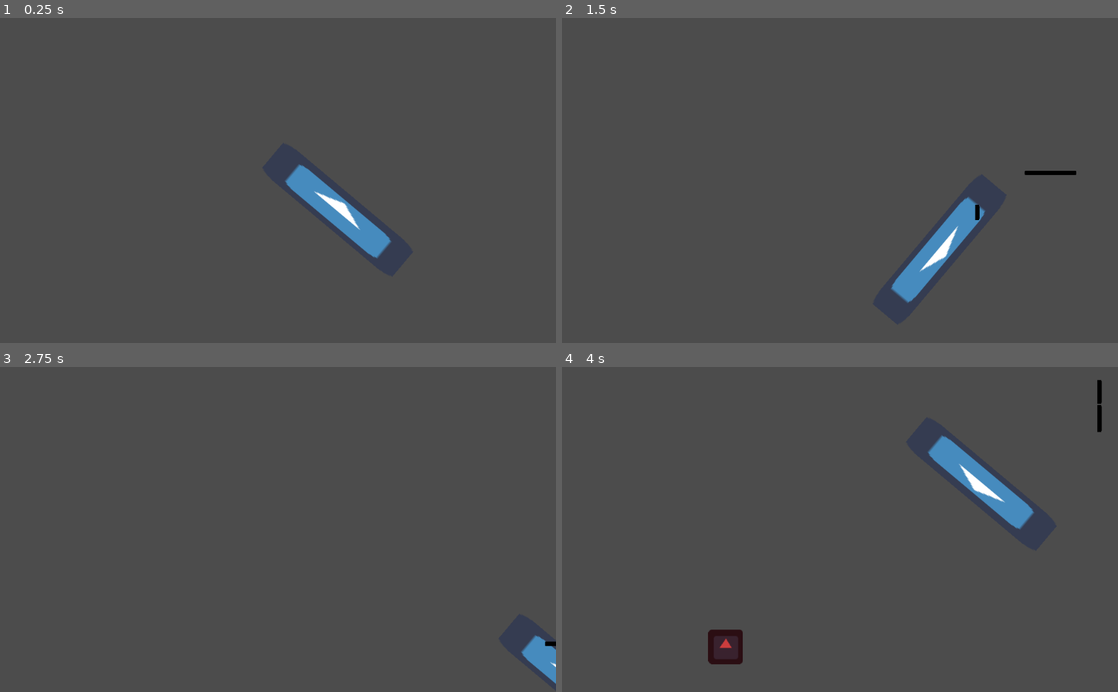
Above: before the commit, frames 1-4 (two rows, left to right).
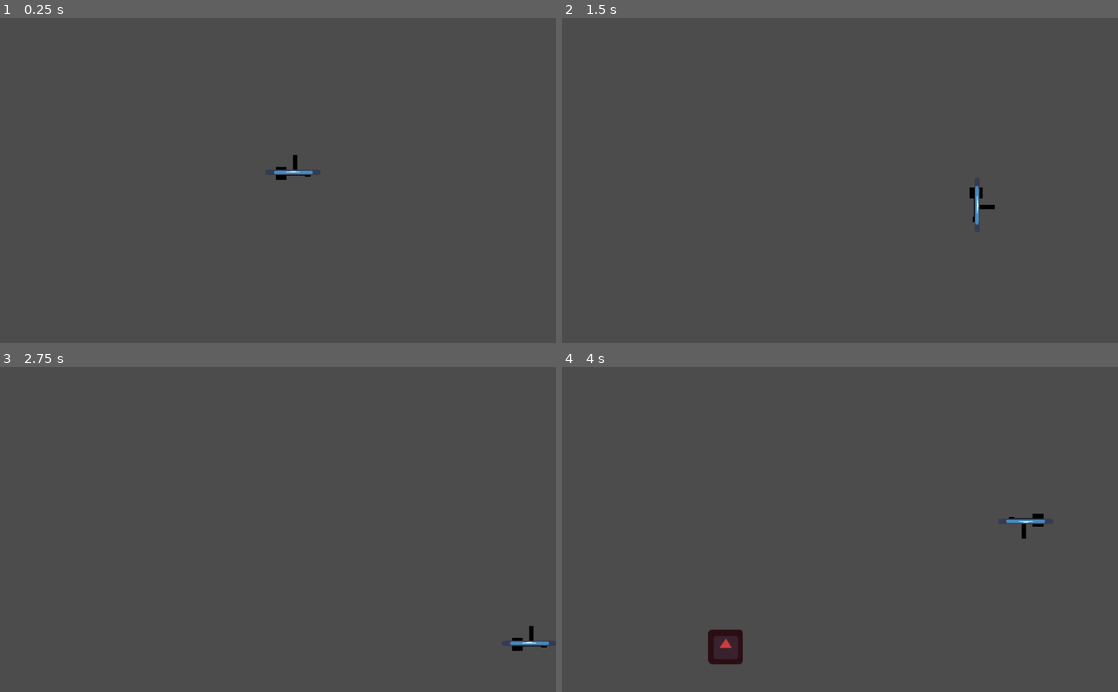
Above: after the commit, the same moments.

Repository: Puppet-Studio/Survival-Team
Game: Godot game, scene res://World/World.tscn
The game is run twice, just before and just after one commit, with the same random seed, the same clock (stepped at 60 frames per second) and the same inputs. The project has no main scene, so this scene is started directly. The engine's default icon, where the game draws it, is replaced by a stand-in: a white triangle on a blue panel in a dark square.
Inputs:
- Up to frame 1 (0.25 s): no input
- Up to frame 2 (1.5 s): tap Enter (ui_accept) at 0.5, 0.77, 0.8, 1.07, 1.35 s; hold Right (ui_right) 0.53-1.28 s; hold Space (attack, bound only after the commit) 0.53-1.28 s; hold Down (ui_down) from 1.28 s (still down)
- Up to frame 3 (2.75 s): tap Enter (ui_accept) at 1.52, 1.82, 2.3 s; tap Space (attack, bound only after the commit) at 1.55 s; release Down (ui_down) at 2.03 s; hold Right (ui_right) from 2.03 s (still down); hold Space (attack, bound only after the commit) from 2.03 s (still down)
- Up to frame 4 (4 s): release Right (ui_right) at 2.78 s; release Space (attack, bound only after the commit) at 2.78 s; hold Up (ui_up) 2.78-3.53 s; tap Space (attack, bound only after the commit) at 2.85 s; tap Enter (ui_accept) at 3.02, 3.32 s; hold Left (ui_left) from 3.53 s (still down); hold Enter (ui_accept) from 3.53 s (still down)

The runs differ from the first frame. In frame 1, 1.9% of the frame differs, in the area x 49-71%, y 42-74%; in frame 2, 2.0%, in the area x 59-93%, y 47-88%; in frame 3, 0.6%; in frame 4, 2.0%.

Commit message:
eehhhhh i missed up the animations

Diff:
--- a/Player/Player.gd
+++ b/Player/Player.gd
@@ -20,8 +20,9 @@
 	equip()
 
 func _input(event):
-	if event.is_action_pressed("ui_accept"):
-		shoot()
+	if event.is_action_pressed("attack"):
+		var wep = weapon.instance()
+		wep.start()
 func _physics_process(delta):
 	#Movements
 	var input_vel = Vector2()
--- a/Player/Weapons/Sword.gd
+++ b/Player/Weapons/Sword.gd
@@ -2,3 +2,11 @@
 
 func _ready():
 	damage = 5
+
+func start():
+	print("Hello World!")
+	$AnimationPlayer.play("Sword Attack")
+
+
+func _on_AnimationPlayer_animation_finished(anim_name):
+	start()
--- a/Player/Weapons/Sword.tscn
+++ b/Player/Weapons/Sword.tscn
@@ -4,11 +4,12 @@
 [ext_resource path="res://Player/Weapons/Sword.gd" type="Script" id=2]
 
 [sub_resource type="RectangleShape2D" id=1]
-extents = Vector2( 162.696, 37.8593 )
+extents = Vector2( 49.7998, 6.39981 )
 
 [sub_resource type="Animation" id=2]
 resource_name = "Sword Attack"
-length = 0.2
+length = 0.4
+step = 0.01
 tracks/0/type = "value"
 tracks/0/path = NodePath(".:rotation_degrees")
 tracks/0/interp = 1
@@ -16,25 +17,35 @@
 tracks/0/imported = false
 tracks/0/enabled = true
 tracks/0/keys = {
-"times": PoolRealArray( 0, 0.1, 0.2 ),
-"transitions": PoolRealArray( 1, 1, 1 ),
+"times": PoolRealArray( 0, 0.1, 0.2, 0.3, 0.35 ),
+"transitions": PoolRealArray( 1, 1, 1, 1, 1 ),
 "update": 0,
-"values": [ 40.0, 0.0, -40.0 ]
+"values": [ 0.0, 40.0, 0.0, -40.0, 0.0 ]
+}
+tracks/1/type = "value"
+tracks/1/path = NodePath(".:visible")
+tracks/1/interp = 1
+tracks/1/loop_wrap = true
+tracks/1/imported = false
+tracks/1/enabled = true
+tracks/1/keys = {
+"times": PoolRealArray( 0, 0.1, 0.2, 0.3, 0.35, 0.4 ),
+"transitions": PoolRealArray( 1, 1, 1, 1, 1, 1 ),
+"update": 1,
+"values": [ true, true, true, true, true, false ]
 }
 
 [node name="Sword" type="Area2D"]
-rotation = 0.698132
 script = ExtResource( 2 )
 
 [node name="Sprite" type="Sprite" parent="."]
-position = Vector2( 107.48, -1.52588e-05 )
-scale = Vector2( 4.8891, 1.11872 )
+scale = Vector2( 1.57454, 0.14645 )
 texture = ExtResource( 1 )
 
 [node name="CollisionShape2D" type="CollisionShape2D" parent="."]
-position = Vector2( 108.894, 0 )
 shape = SubResource( 1 )
 
 [node name="AnimationPlayer" type="AnimationPlayer" parent="."]
-playback_speed = 1.5
+playback_speed = 0.75
 "anims/Sword Attack" = SubResource( 2 )
+[connection signal="animation_finished" from="AnimationPlayer" to="." method="_on_AnimationPlayer_animation_finished"]
--- a/project.godot
+++ b/project.godot
@@ -27,6 +27,16 @@
 window/size/resizable=false
 window/size/always_on_top=true
 
+[input]
+
+attack={
+"deadzone": 0.5,
+"events": [ Object(InputEventKey,"resource_local_to_scene":false,"resource_name":"","device":0,"alt":false,"shift":false,"control":false,"meta":false,"command":false,"pressed":false,"scancode":32,"unicode":0,"echo":false,"script":null)
+, Object(InputEventKey,"resource_local_to_scene":false,"resource_name":"","device":0,"alt":false,"shift":false,"control":false,"meta":false,"command":false,"pressed":false,"scancode":80,"unicode":0,"echo":false,"script":null)
+, Object(InputEventJoypadButton,"resource_local_to_scene":false,"resource_name":"","device":0,"button_index":2,"pressure":0.0,"pressed":false,"script":null)
+ ]
+}
+
 [rendering]
 
 environment/default_environment="res://default_env.tres"
